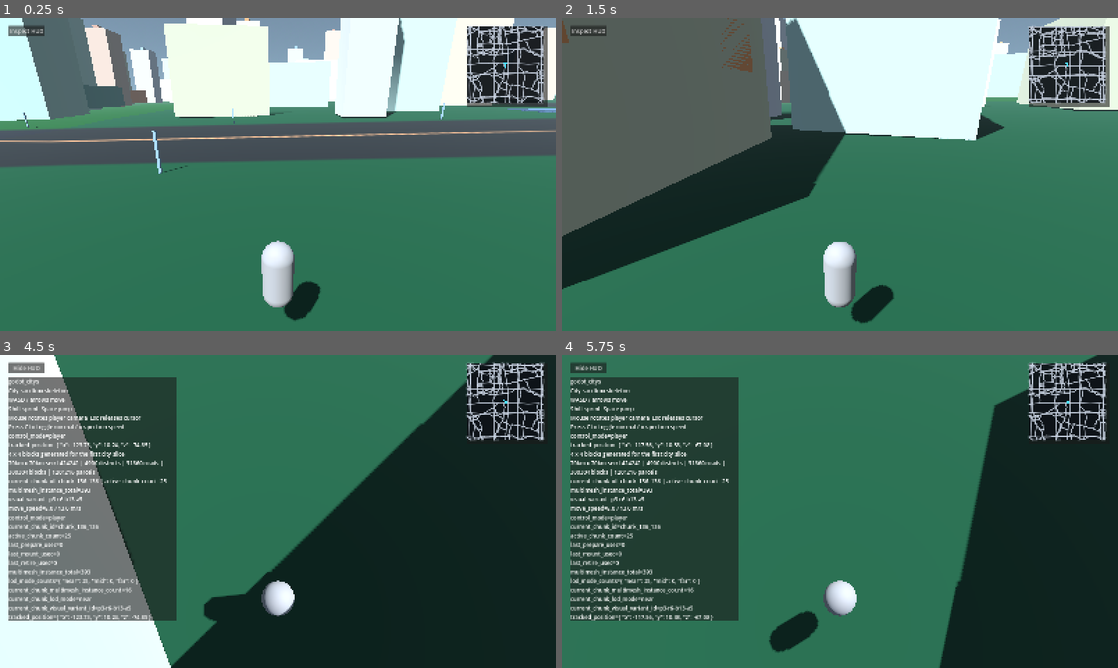
Above: before the commit, frames 1-4 (two rows, left to right).
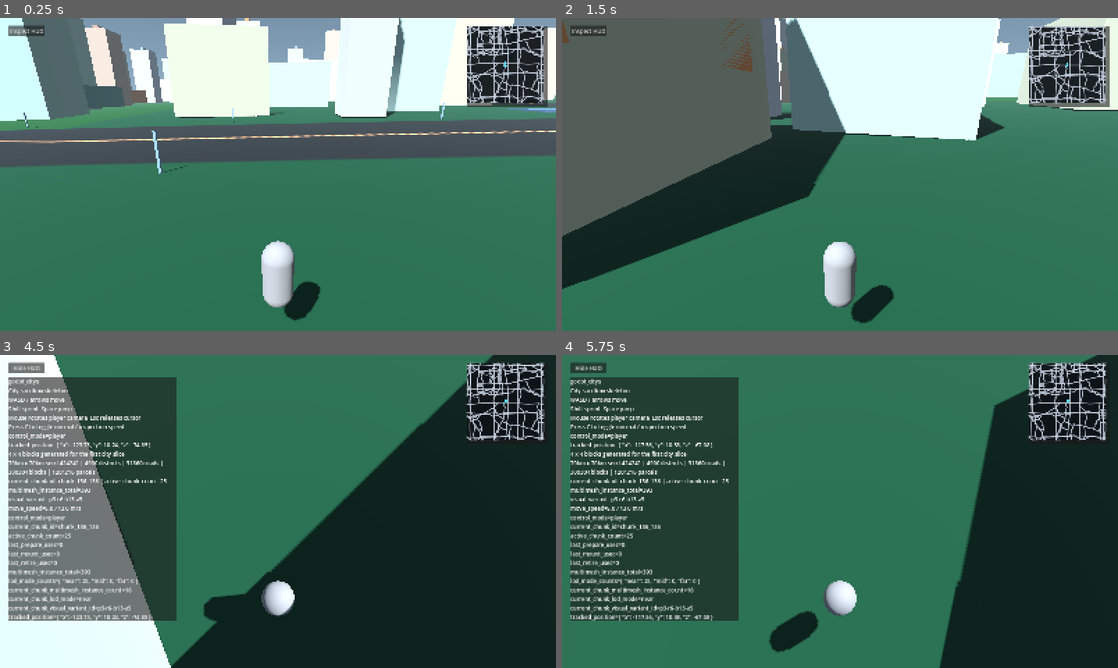
Above: after the commit, the same moments.

Repository: lemonhall/godot_citys
Game: Godot game, scene res://city_game/scenes/CityPrototype.tscn
The game is run twice, just before and just after one commit, with the same random seed, the same clock (stepped at 60 frames per second) and the same inputs.
Inputs (mouse positions are in pixels of both pictures, inside the frame that each line leads up to):
- Up to frame 1 (0.25 s): no input
- Up to frame 2 (1.5 s): tap Enter (ui_accept) at 0.5, 0.77 s; move the mouse to (867, 174) at 0.52 s; hold Up (ui_up) from 0.53 s (still down); tap C at 0.6 s; click (867, 174) at 0.67 s; move the mouse to (812, 174) at 1.27 s; tap Space at 1.35 s
- Up to frame 3 (4.5 s): tap Enter (ui_accept) at 1.52, 4.25 s; move the mouse to (289, 505) at 2.02 s; hold Shift 2.03-2.75 s; release Up (ui_up) at 2.75 s; click "Inspect HUD" at 2.75 s; click "Hide HUD" at 3.5 s; move the mouse to (272, 517) at 4.27 s; hold Up (ui_up) from 4.28 s (still down); tap C at 4.35 s; click (272, 517) at 4.42 s
- Up to frame 4 (5.75 s): keep holding Up (ui_up); tap Enter (ui_accept) at 4.52, 5.27 s; move the mouse to (878, 514) at 5.02 s; hold Space from 5.03 s (still down)

The runs differ from the first frame. In frame 1, 0.4% of the frame differs, in the area x 6-100%, y 13-40%; in frame 2, 0.8%, in the area x 84-98%, y 2-28%; in frame 3, 0.6%; in frame 4, 0.5%.

Commit message:
Cache minimap snapshots and sharpen road masks

Diff:
--- a/city_game/scripts/CityPrototype.gd
+++ b/city_game/scripts/CityPrototype.gd
@@ -11,6 +11,8 @@
 
 const CONTROL_MODE_PLAYER := "player"
 const CONTROL_MODE_INSPECTION := "inspection"
+const MINIMAP_POSITION_REFRESH_M := 18.0
+const MINIMAP_HEADING_REFRESH_STEP_RAD := deg_to_rad(8.0)
 
 @onready var generated_city: Node = $GeneratedCity
 @onready var hud: CanvasLayer = $Hud
@@ -26,6 +28,11 @@
 var _control_mode := CONTROL_MODE_PLAYER
 var _minimap_projector
 var _minimap_route_overlay: Dictionary = {}
+var _minimap_snapshot_cache: Dictionary = {}
+var _minimap_cache_key := ""
+var _minimap_cache_hits := 0
+var _minimap_cache_misses := 0
+var _minimap_rebuild_count := 0
 
 func _ready() -> void:
 	_configure_environment()
@@ -181,14 +188,26 @@
 func build_minimap_snapshot() -> Dictionary:
 	if _minimap_projector == null:
 		return {}
+	var center_world_position := _get_active_anchor_position()
+	var player_world_position := player.global_position if player != null else Vector3.ZERO
+	var player_heading := player.rotation.y if player != null else 0.0
+	var cache_key := _build_minimap_cache_key(center_world_position, player_world_position, player_heading, 1600.0)
+	if cache_key == _minimap_cache_key and not _minimap_snapshot_cache.is_empty():
+		_minimap_cache_hits += 1
+		return _minimap_snapshot_cache.duplicate(true)
+
+	_minimap_cache_misses += 1
+	_minimap_rebuild_count += 1
 	var snapshot: Dictionary = _minimap_projector.build_snapshot(
-		_get_active_anchor_position(),
-		player.global_position if player != null else Vector3.ZERO,
-		player.rotation.y if player != null else 0.0,
+		center_world_position,
+		player_world_position,
+		player_heading,
 		[],
 		1600.0
 	)
 	snapshot["route_overlay"] = _minimap_route_overlay.duplicate(true)
+	_minimap_cache_key = cache_key
+	_minimap_snapshot_cache = snapshot.duplicate(true)
 	return snapshot
 
 func build_minimap_route_overlay(start_position: Vector3, goal_position: Vector3) -> Dictionary:
@@ -196,9 +215,18 @@
 		return {}
 	var route: Array = plan_macro_route(start_position, goal_position)
 	_minimap_route_overlay = _minimap_projector.build_route_overlay(_get_active_anchor_position(), start_position, goal_position, route, 1600.0)
+	_invalidate_minimap_cache()
 	if hud != null and hud.has_method("set_minimap_snapshot"):
 		hud.set_minimap_snapshot(build_minimap_snapshot())
 	return _minimap_route_overlay.duplicate(true)
+
+func get_minimap_cache_stats() -> Dictionary:
+	return {
+		"cache_key": _minimap_cache_key,
+		"hit_count": _minimap_cache_hits,
+		"miss_count": _minimap_cache_misses,
+		"rebuild_count": _minimap_rebuild_count,
+	}
 
 func _align_player_to_streamed_ground() -> void:
 	if player == null or _world_config == null:
@@ -331,6 +359,29 @@
 		"z": snappedf(value.z, 0.01),
 	}
 
+func _build_minimap_cache_key(center_world_position: Vector3, player_world_position: Vector3, player_heading_rad: float, world_radius_m: float) -> String:
+	var center_step := maxf(MINIMAP_POSITION_REFRESH_M, 1.0)
+	var heading_step := maxf(MINIMAP_HEADING_REFRESH_STEP_RAD, 0.001)
+	var route_signature := "route:none"
+	if not _minimap_route_overlay.is_empty():
+		var route_polyline: PackedVector2Array = _minimap_route_overlay.get("polyline", PackedVector2Array())
+		route_signature = "route:%d:%0.1f:%0.1f" % [
+			route_polyline.size(),
+			route_polyline[0].x if route_polyline.size() > 0 else 0.0,
+			route_polyline[route_polyline.size() - 1].y if route_polyline.size() > 0 else 0.0,
+		]
+	return "|".join([
+		"center:%d:%d" % [int(round(center_world_position.x / center_step)), int(round(center_world_position.z / center_step))],
+		"player:%d:%d" % [int(round(player_world_position.x / center_step)), int(round(player_world_position.z / center_step))],
+		"heading:%d" % int(round(player_heading_rad / heading_step)),
+		"radius:%d" % int(round(world_radius_m)),
+		route_signature,
+	])
+
+func _invalidate_minimap_cache() -> void:
+	_minimap_cache_key = ""
+	_minimap_snapshot_cache.clear()
+
 func _configure_environment() -> void:
 	if world_environment == null:
 		return
--- a/city_game/ui/CityMinimapView.gd
+++ b/city_game/ui/CityMinimapView.gd
@@ -31,15 +31,18 @@
 	var player_position: Vector2 = player_marker.get("position", Vector2(map_size * 0.5, map_size * 0.5))
 	_draw_player_marker(player_position, float(player_marker.get("heading_rad", 0.0)))
 
+func build_player_marker_polygon(marker_position: Vector2, heading_rad: float) -> PackedVector2Array:
+	var forward := Vector2(sin(heading_rad), -cos(heading_rad))
+	var right := Vector2(-forward.y, forward.x)
+	return PackedVector2Array([
+		marker_position + forward * 9.0,
+		marker_position - forward * 6.0 + right * 5.0,
+		marker_position - forward * 6.0 - right * 5.0,
+	])
+
 func _draw_marker(marker_position: Vector2, color: Color, radius: float) -> void:
 	draw_circle(marker_position, radius, color)
 
 func _draw_player_marker(marker_position: Vector2, heading_rad: float) -> void:
-	var forward := Vector2(sin(heading_rad), cos(heading_rad))
-	var right := Vector2(forward.y, -forward.x)
-	var points := PackedVector2Array([
-		marker_position + forward * 9.0,
-		marker_position - forward * 6.0 + right * 5.0,
-		marker_position - forward * 6.0 - right * 5.0,
-	])
+	var points := build_player_marker_polygon(marker_position, heading_rad)
 	draw_colored_polygon(points, Color(0.3, 0.88, 1.0, 1.0))
--- a/city_game/world/rendering/CityGroundRoadOverlay.gdshader
+++ b/city_game/world/rendering/CityGroundRoadOverlay.gdshader
@@ -4,8 +4,8 @@
 uniform vec4 ground_color : source_color = vec4(0.12549, 0.333333, 0.168627, 1.0);
 uniform vec4 road_color : source_color = vec4(0.16, 0.17, 0.19, 1.0);
 uniform vec4 stripe_color : source_color = vec4(0.9, 0.8, 0.5, 1.0);
-uniform sampler2D road_mask_texture : filter_linear_mipmap, repeat_disable;
-uniform sampler2D stripe_mask_texture : filter_linear_mipmap, repeat_disable;
+uniform sampler2D road_mask_texture : filter_linear, repeat_disable;
+uniform sampler2D stripe_mask_texture : filter_linear, repeat_disable;
 uniform float chunk_size_m = 256.0;
 
 varying vec2 overlay_uv;
--- a/city_game/world/rendering/CityRoadMaskBuilder.gd
+++ b/city_game/world/rendering/CityRoadMaskBuilder.gd
@@ -3,10 +3,12 @@
 const MASK_RESOLUTION := 256
 
 static func build_surface_textures(profile: Dictionary, chunk_size_m: float) -> Dictionary:
-	var road_image := Image.create(MASK_RESOLUTION, MASK_RESOLUTION, false, Image.FORMAT_RGBA8)
-	var stripe_image := Image.create(MASK_RESOLUTION, MASK_RESOLUTION, false, Image.FORMAT_RGBA8)
-	road_image.fill(Color(0.0, 0.0, 0.0, 1.0))
-	stripe_image.fill(Color(0.0, 0.0, 0.0, 1.0))
+	var road_bytes := PackedByteArray()
+	road_bytes.resize(MASK_RESOLUTION * MASK_RESOLUTION)
+	road_bytes.fill(0)
+	var stripe_bytes := PackedByteArray()
+	stripe_bytes.resize(MASK_RESOLUTION * MASK_RESOLUTION)
+	stripe_bytes.fill(0)
 
 	var surface_segments: Array = []
 	for road_segment in profile.get("road_segments", []):
@@ -14,27 +16,27 @@
 		if bool(segment_dict.get("bridge", false)):
 			continue
 		surface_segments.append(segment_dict)
-		_paint_segment_mask(road_image, segment_dict, chunk_size_m, false)
-		_paint_segment_mask(stripe_image, segment_dict, chunk_size_m, true)
+		_paint_segment_mask(road_bytes, segment_dict, chunk_size_m, false)
+		_paint_segment_mask(stripe_bytes, segment_dict, chunk_size_m, true)
 
 	for cluster in _build_intersection_clusters(surface_segments):
 		var cluster_dict: Dictionary = cluster
 		_paint_disc(
-			road_image,
+			road_bytes,
 			_local_point_to_pixel(cluster_dict.get("center", Vector3.ZERO), chunk_size_m),
 			_world_radius_to_pixels(float(cluster_dict.get("radius", 0.0)), chunk_size_m),
 			1.4
 		)
 
-	road_image.generate_mipmaps()
-	stripe_image.generate_mipmaps()
+	var road_image := Image.create_from_data(MASK_RESOLUTION, MASK_RESOLUTION, false, Image.FORMAT_L8, road_bytes)
+	var stripe_image := Image.create_from_data(MASK_RESOLUTION, MASK_RESOLUTION, false, Image.FORMAT_L8, stripe_bytes)
 	return {
 		"road_mask_texture": ImageTexture.create_from_image(road_image),
 		"stripe_mask_texture": ImageTexture.create_from_image(stripe_image),
 		"surface_segment_count": surface_segments.size(),
 	}
 
-static func _paint_segment_mask(image: Image, segment_dict: Dictionary, chunk_size_m: float, stripe_only: bool) -> void:
+static func _paint_segment_mask(mask_bytes: PackedByteArray, segment_dict: Dictionary, chunk_size_m: float, stripe_only: bool) -> void:
 	var points: Array = segment_dict.get("points", [])
 	if points.size() < 2:
 		return
@@ -55,7 +57,7 @@
 			var ratio := float(sample_index) / float(sample_count)
 			var sample_point := start_point.lerp(end_point, ratio)
 			_paint_disc(
-				image,
+				mask_bytes,
 				_local_point_to_pixel(sample_point, chunk_size_m),
 				radius_px,
 				feather_px
@@ -71,7 +73,7 @@
 		return 0.22
 	return float(segment_dict.get("width", 11.0)) * 0.5 + 0.4
 
-static func _paint_disc(image: Image, center_px: Vector2, radius_px: float, feather_px: float) -> void:
+static func _paint_disc(mask_bytes: PackedByteArray, center_px: Vector2, radius_px: float, feather_px: float) -> void:
 	if radius_px <= 0.0:
 		return
 	var min_x := maxi(0, int(floor(center_px.x - radius_px - feather_px)))
@@ -86,9 +88,10 @@
 			var strength := clampf((radius_px + falloff - distance_to_center) / falloff, 0.0, 1.0)
 			if strength <= 0.0:
 				continue
-			var current_value := image.get_pixel(pixel_x, pixel_y).r
-			var next_value := maxf(current_value, strength)
-			image.set_pixel(pixel_x, pixel_y, Color(next_value, next_value, next_value, 1.0))
+			var byte_index := pixel_y * MASK_RESOLUTION + pixel_x
+			var current_value := int(mask_bytes[byte_index])
+			var next_value := maxi(current_value, int(round(strength * 255.0)))
+			mask_bytes[byte_index] = next_value
 
 static func _local_point_to_pixel(point: Vector3, chunk_size_m: float) -> Vector2:
 	var normalized_x := clampf(point.x / maxf(chunk_size_m, 1.0) + 0.5, 0.0, 1.0)
--- a/tests/world/test_city_ground_road_overlay_material.gd
+++ b/tests/world/test_city_ground_road_overlay_material.gd
@@ -50,6 +50,16 @@
 				return
 			if not T.require_true(self, material.get_shader_parameter("stripe_mask_texture") != null, "Terrain road overlay must bind a stripe mask texture"):
 				return
+			var road_image := (material.get_shader_parameter("road_mask_texture") as Texture2D).get_image()
+			var stripe_image := (material.get_shader_parameter("stripe_mask_texture") as Texture2D).get_image()
+			if not T.require_true(self, road_image.get_format() == Image.FORMAT_L8, "Road overlay mask texture must use a single-channel image format"):
+				return
+			if not T.require_true(self, stripe_image.get_format() == Image.FORMAT_L8, "Stripe overlay mask texture must use a single-channel image format"):
+				return
+			if not T.require_true(self, not road_image.has_mipmaps(), "Road overlay mask texture must stay mipmap-free to avoid soft blurry roads"):
+				return
+			if not T.require_true(self, not stripe_image.has_mipmaps(), "Stripe overlay mask texture must stay mipmap-free to preserve road markings"):
+				return
 			chunk_scene.queue_free()
 			break
 		if found_surface_road_chunk:
--- /dev/null
+++ b/tests/world/test_city_minimap_marker_orientation.gd
@@ -0,0 +1,30 @@
+extends SceneTree
+
+const T := preload("res://tests/_test_util.gd")
+
+func _init() -> void:
+	call_deferred("_run")
+
+func _run() -> void:
+	var view_script := load("res://city_game/ui/CityMinimapView.gd")
+	if view_script == null:
+		T.fail_and_quit(self, "Missing CityMinimapView.gd")
+		return
+
+	var view = view_script.new()
+	root.add_child(view)
+	await process_frame
+	if not T.require_true(self, view.has_method("build_player_marker_polygon"), "CityMinimapView must expose build_player_marker_polygon() for deterministic marker orientation"):
+		return
+
+	var polygon: PackedVector2Array = view.build_player_marker_polygon(Vector2(100.0, 100.0), 0.0)
+	if not T.require_true(self, polygon.size() == 3, "Player marker polygon must contain exactly three points"):
+		return
+
+	var tip := polygon[0]
+	var base_mid_y := (polygon[1].y + polygon[2].y) * 0.5
+	if not T.require_true(self, tip.y < base_mid_y, "Heading 0 marker must point toward north/up on the minimap"):
+		return
+
+	view.queue_free()
+	T.pass_and_quit(self)
--- /dev/null
+++ b/tests/world/test_city_minimap_snapshot_cache.gd
@@ -0,0 +1,36 @@
+extends SceneTree
+
+const T := preload("res://tests/_test_util.gd")
+
+func _init() -> void:
+	call_deferred("_run")
+
+func _run() -> void:
+	var scene := load("res://city_game/scenes/CityPrototype.tscn")
+	if scene == null or not (scene is PackedScene):
+		T.fail_and_quit(self, "Missing CityPrototype.tscn for minimap cache")
+		return
+
+	var world := (scene as PackedScene).instantiate()
+	root.add_child(world)
+	await process_frame
+
+	if not T.require_true(self, world.has_method("build_minimap_snapshot"), "CityPrototype must expose build_minimap_snapshot()"):
+		return
+	if not T.require_true(self, world.has_method("get_minimap_cache_stats"), "CityPrototype must expose get_minimap_cache_stats()"):
+		return
+
+	world.build_minimap_snapshot()
+	var stats_after_first: Dictionary = world.get_minimap_cache_stats()
+	world.build_minimap_snapshot()
+	var stats_after_second: Dictionary = world.get_minimap_cache_stats()
+
+	if not T.require_true(self, int(stats_after_first.get("miss_count", 0)) >= 1, "First minimap snapshot should register a cache miss"):
+		return
+	if not T.require_true(self, int(stats_after_second.get("hit_count", 0)) >= 1, "Second identical minimap snapshot should register a cache hit"):
+		return
+	if not T.require_true(self, int(stats_after_second.get("rebuild_count", 0)) == int(stats_after_first.get("rebuild_count", 0)), "Identical minimap requests must not rebuild the road snapshot twice"):
+		return
+
+	world.queue_free()
+	T.pass_and_quit(self)
Not shown, added: tests/world/test_city_minimap_marker_orientation.gd.uid
Not shown, added: tests/world/test_city_minimap_snapshot_cache.gd.uid
